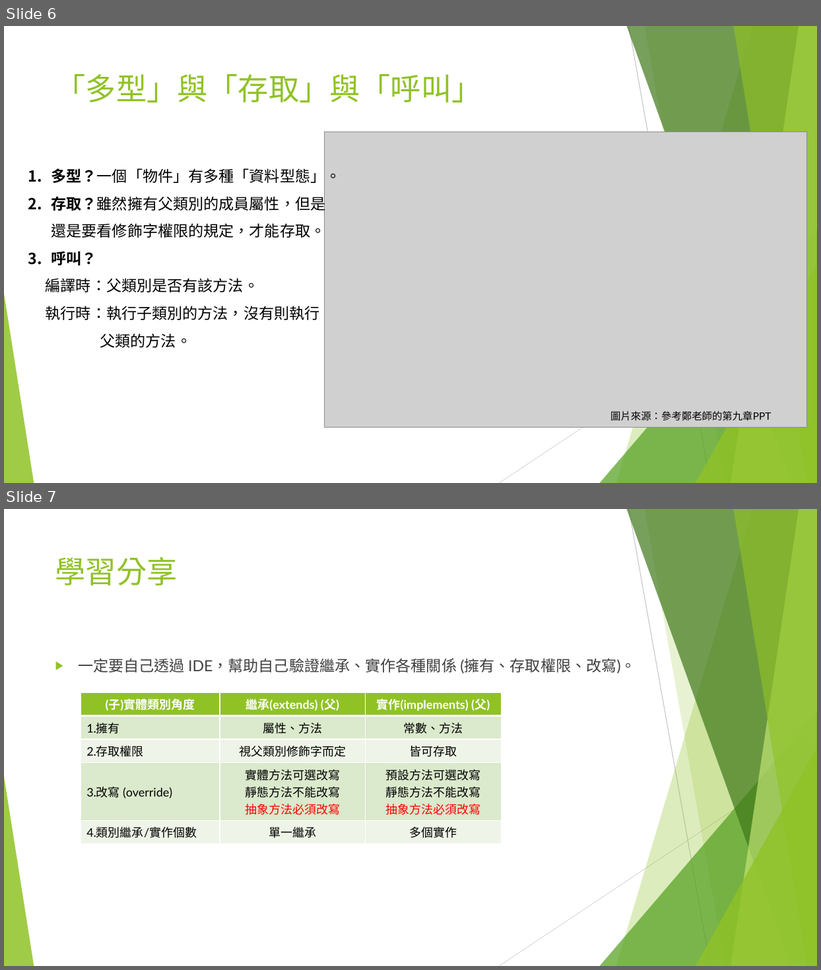
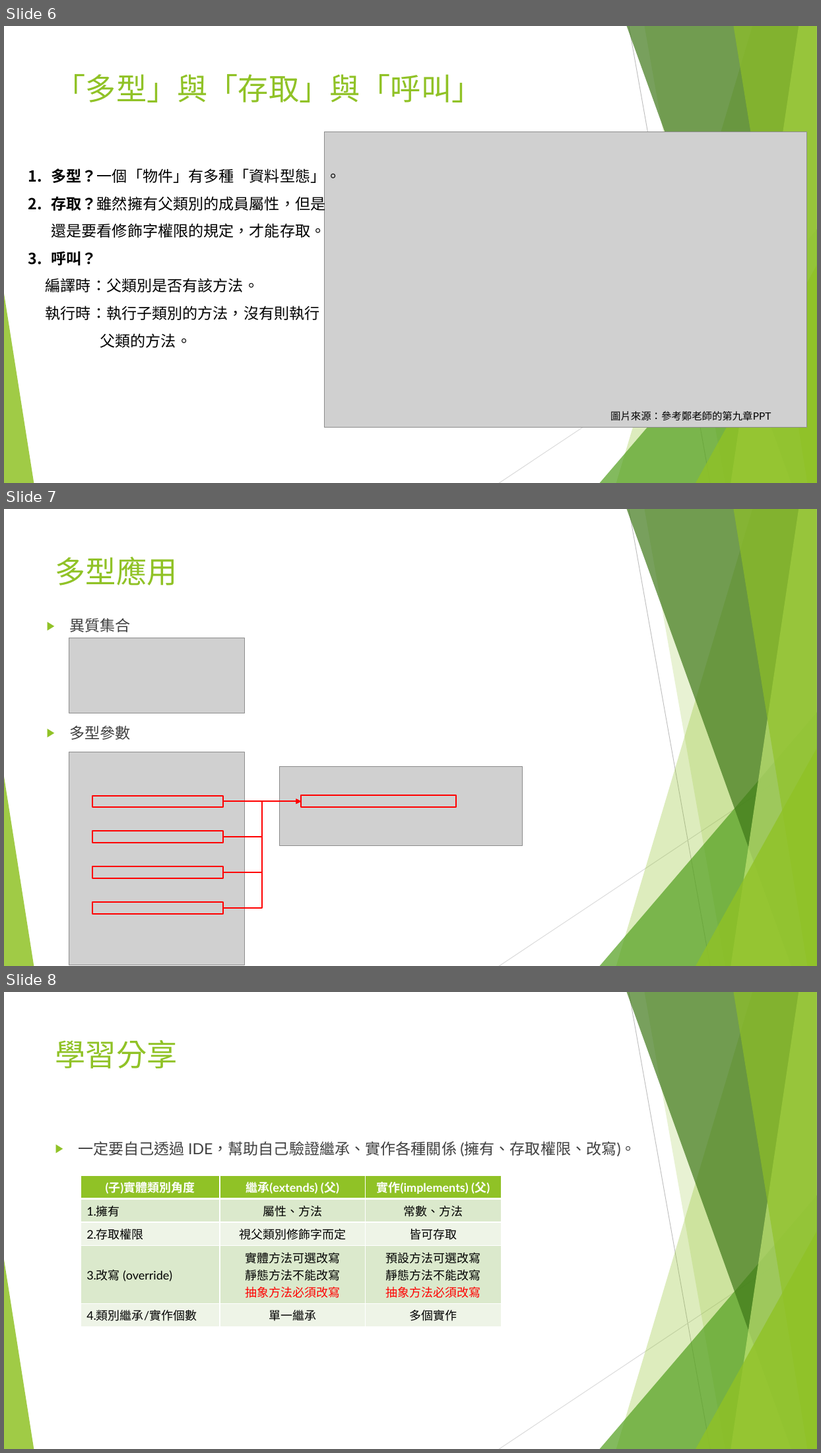
Before and after one commit to aweit-zhu/aweit-share, a slide deck: Java 相關/Java 繼承與實作簡介.pptx. Shown one above the other, each under a label of ours: slides 6 and 7 before the commit, slides 6, 7 and 8 after it. The pictures are 821x970 and 821x1453 pixels, drawn with LibreOffice and Linux fonts; fonts in the diff are those of the drawing; grey boxes stand for pictures. Boxes give left, top, right and bottom in pixels: in the first picture for what was removed or moved away, otherwise in the second. Text is boxed around its words. In the diff, an @@ line names an element or a change of style, - is before the commit and + after.

Commit message:
update

```diff
--- a/Java 相關/Java 繼承與實作簡介.pptx
+++ b/Java 相關/Java 繼承與實作簡介.pptx
@@ slide 7 added at box(4, 509, 817, 966), background #FFFFFF; not listed: 10 template elements that a slide beside it also shows @@
@@ title added at box(55, 557, 178, 586), 36 pt, text #90C226 @@
+多型應用
@@ text added at box(69, 618, 130, 740), 18 pt, text #404040 @@
+▶ 異質集合
+▶ 多型參數
@@ picture added at box(69, 638, 244, 714) @@
@@ group added at box(69, 752, 523, 965): 5 rectangles, 4 elbow arrows, 2 pictures @@
@@ what was slide 7 is now slide 8 @@
```
